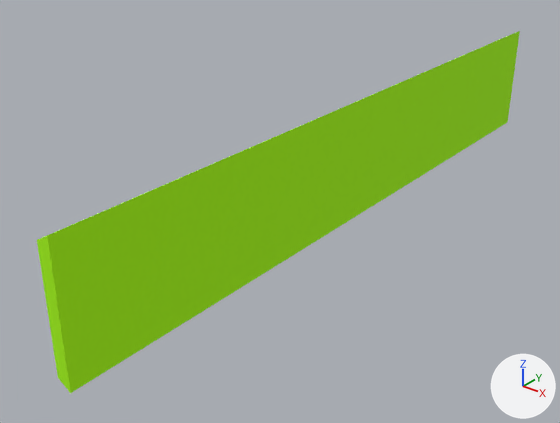
Before and after pictures for a commit that changed the glTF model Data/TeamModels/Title/BookSpineModel.gltf.
Before and after are seen from a 50 mm camera at (2.97, -4.71, 2.23) aimed at (-0.39, -0.51, -0.38). Every picture has the same lights, and +X, +Y and +Z are marked at lower right. The picture after the commit comes second. Vertices at exactly the same position are counted once.

Objects in the first picture: 'BookSpineModel'.
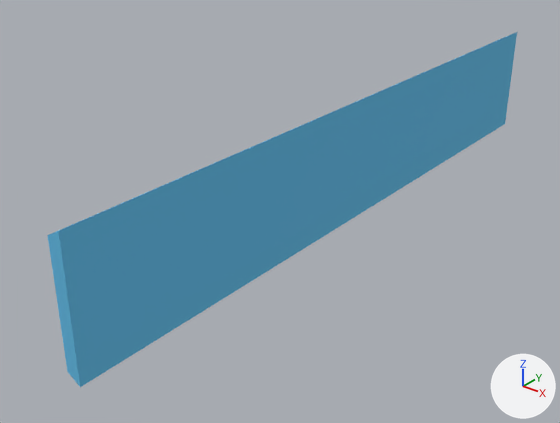
Changed parts and their boxes [x1, y1, x2, y2] in the pictures (560 x 423 px):
'BookSpineModel', recoloured, surface changed, moved, rescaled (green to blue)
    before: [37, 31, 520, 393]
    after: [48, 32, 517, 387]

What changed in the scene script:
```text
Add img_bookleft_png:
    img_bookleft_png = load_image('BookLeft.png', 'Textures/BookLeft.png', 4096, 4096, 'sRGB')
Add mat_m_bookleft:
    mat_m_bookleft = bpy.data.materials.new('m_BookLeft')
    # colours: white #e7e7e7
    # uses the picture img_bookleft_png
Change me_mesh_0:
    where me_mesh_0.from_pydata(...)  # 18 vertices, 32 faces; spans x -0.04..0.06, y -2.81..2.81, z -0.48..0.48
    used by ob_bookspinemodel; location = (-0.055, 0.0, 0.0)
    remove me_mesh_0.materials.append(mat_standardsurface1)  # green #a9ff00
    me_mesh_0 part 1: texture (UV) coordinates of 32 of 32 faces, centred in x -0.04..0.06, y -2.81..2.81, z -0.46..0.46, changed; they spanned u 0.12..0.88, v 0.0..1.0 and now span u 0.5..0.66, v 0.46..0.84
    add me_mesh_0.materials.append(mat_m_bookleft)
Change ob_bookspinemodel:
    ob_bookspinemodel.scale: (1.0, 1.0, 1.0) -> (1.0, 0.977, 1.0)
```
